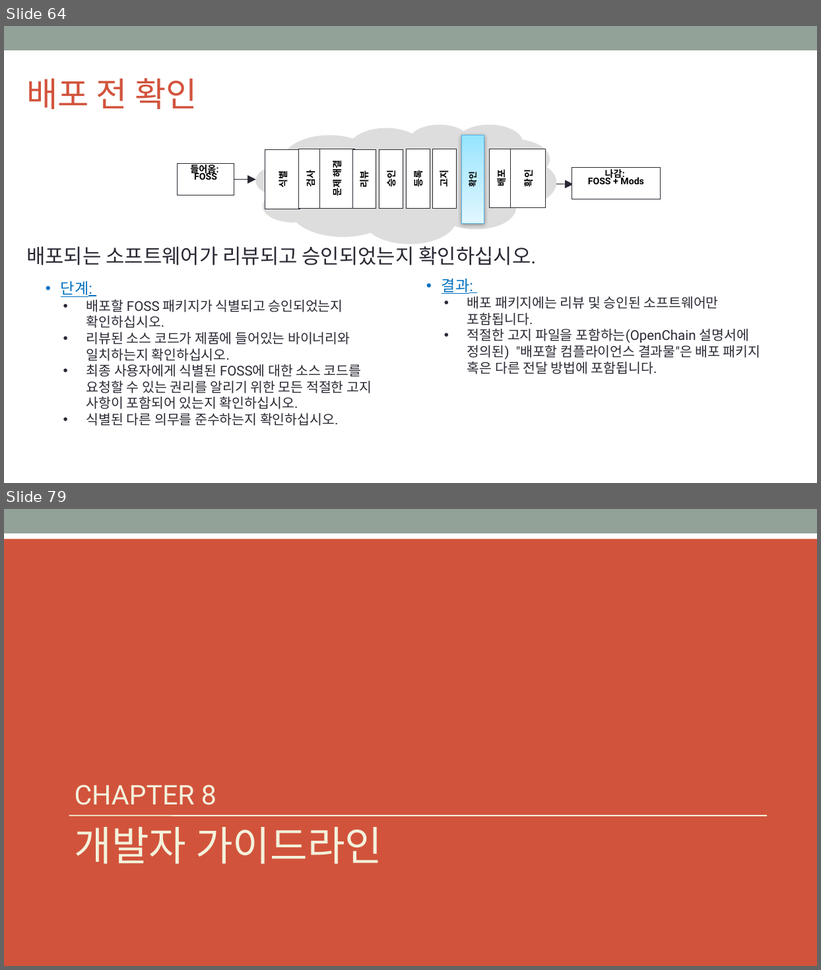
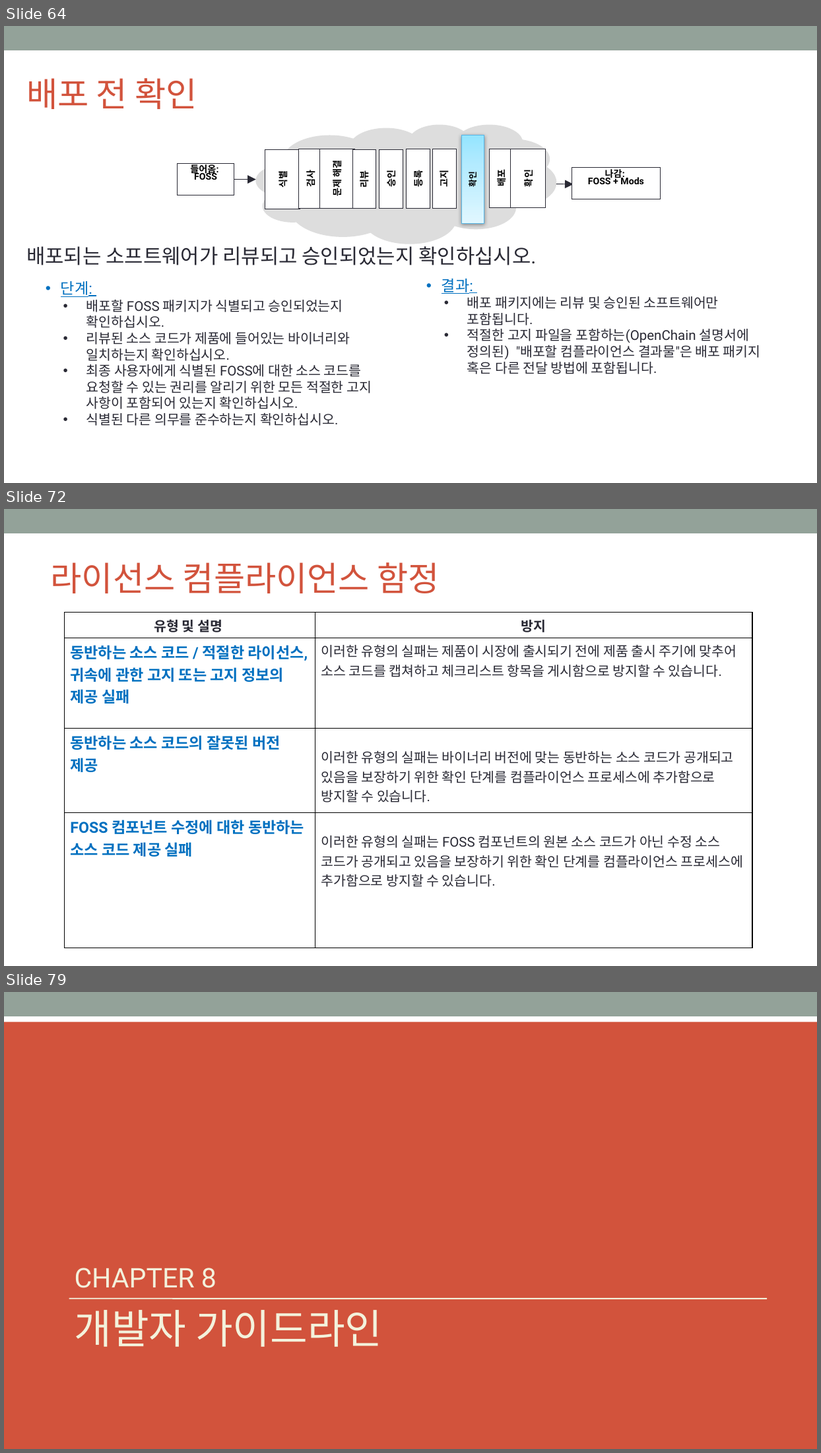
Before and after one commit to OpenChain-KWG/Curriculum-Translation-KR, a slide deck: target/slides/openchain-curriculum-for-1-1.pptx. Shown one above the other, each under a label of ours: slides 64 and 79 before the commit, slides 64, 72 and 79 after it; the slides between them are not shown. The pictures are 821x970 and 821x1453 pixels, drawn with LibreOffice and Linux fonts; fonts in the diff are those of the drawing; background and template pictures are left out. Boxes give left, top, right and bottom in pixels: in the first picture for what was removed or moved away, otherwise in the second. Text is boxed around its words. In the diff, an @@ line names an element or a change of style, - is before the commit and + after.

```diff
--- a/target/slides/openchain-curriculum-for-1-1.pptx
+++ b/target/slides/openchain-curriculum-for-1-1.pptx
@@ slide 72 added at (x1=4, y1=509, x2=817, y2=966), background #FFFFFF; not listed: 1 template element that a slide beside it also shows @@
@@ title added at (x1=51, y1=562, x2=439, y2=593), 40 pt, text #D2533C @@
+라이선스 컴플라이언스 함정
@@ table added at (x1=64, y1=613, x2=753, y2=890), 4 rows, 2 columns @@
+유형 및 설명 | 방지
+동반하는 소스 코드 / 적절한 라이선스, 귀속에 관한 고지 또는 고지 정보의 제공 실패 | 이러한 유형의 실패는 제품이 시장에 출시되기 전에 제품 출시 주기에 맞추어 소스 코드를 캡쳐하고 체크리스트 항목을 게시함으로 방지할 수 있습니다.
+동반하는 소스 코드의 잘못된 버전 제공 | 이러한 유형의 실패는 바이너리 버전에 맞는 동반하는 소스 코드가 공개되고 있음을 보장하기 위한 확인 단계를 컴플라이언스 프로세스에 추가함으로 방지할 수 있습니다.
+FOSS 컴포넌트 수정에 대한 동반하는 소스 코드 제공 실패 | 이러한 유형의 실패는 FOSS 컴포넌트의 원본 소스 코드가 아닌 수정 소스 코드가 공개되고 있음을 보장하기 위한 확인 단계를 컴플라이언스 프로세스에 추가함으로 방지할 수 있습니다.
```
Also in this commit, not shown: 6 slides changed, 12 other slides added, 13 slides removed, 7 other files.
